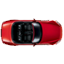
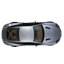
Layers edited between the first and the second 64x64 image:
hid "Capa 3" over [0, 18, 63, 48]
showed "Capa 2" over [1, 20, 62, 48]
